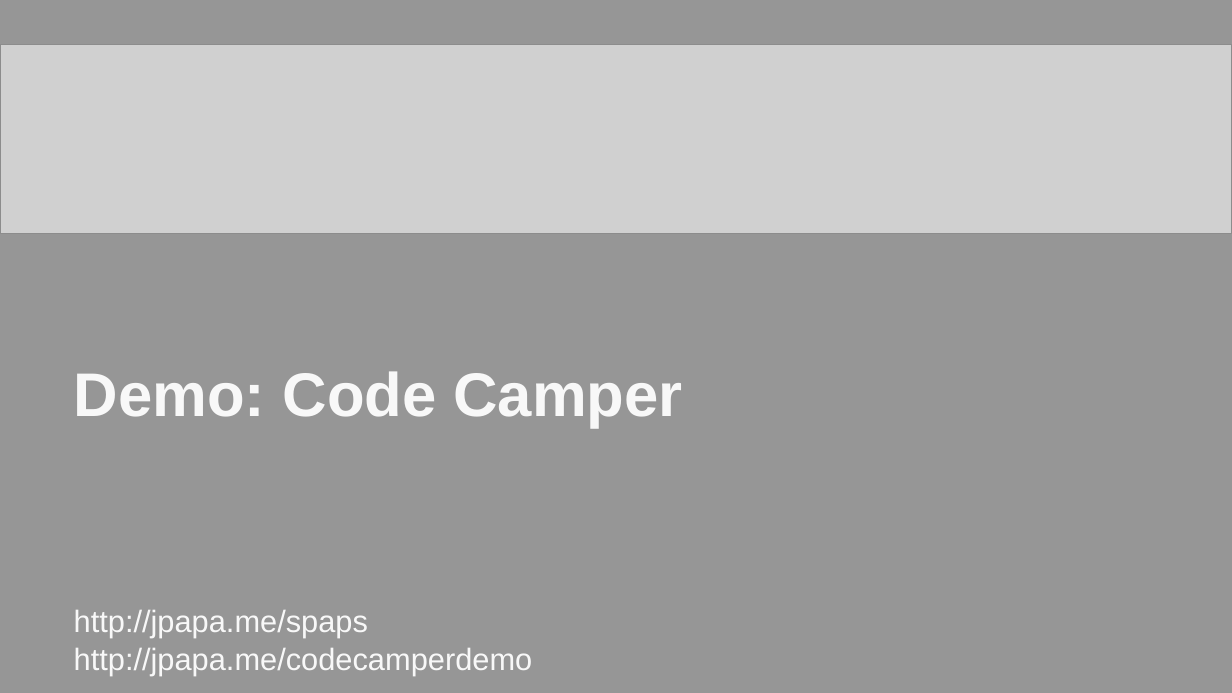
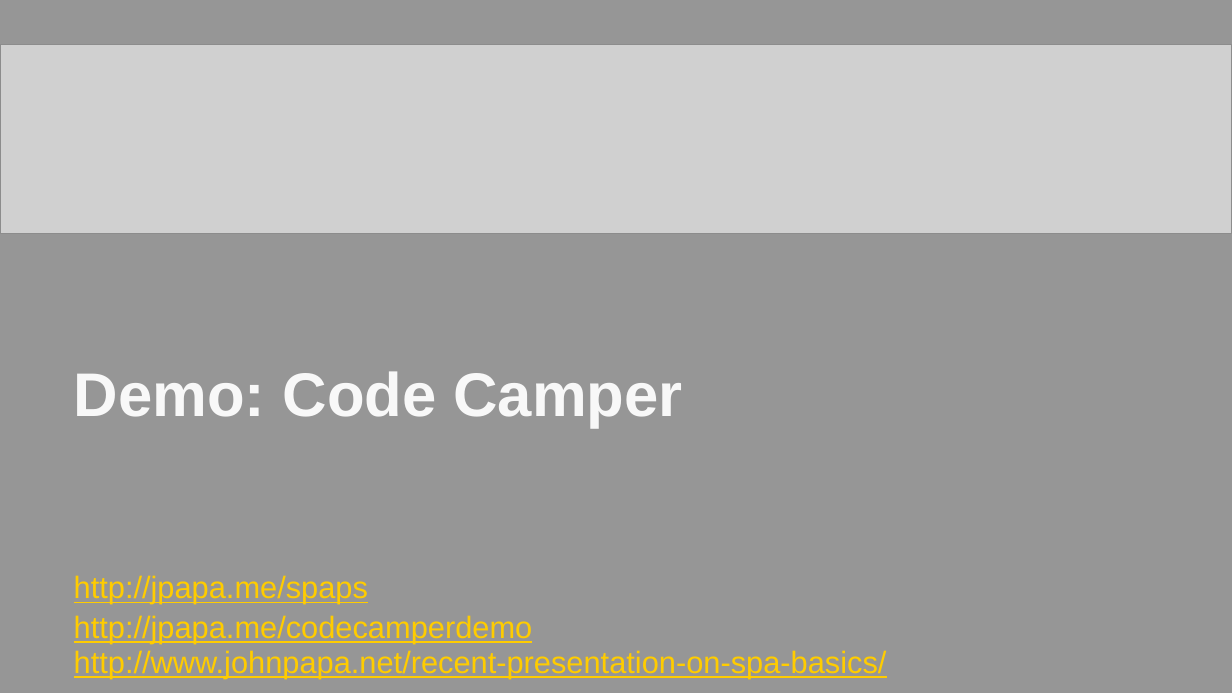
Before and after one commit to wardbell/js4netdev, a slide deck: slide 6 of Bell_ASPConnections_SPAwithBreeze_APA306.pptx. Drawn at 1232x693 pixels with LibreOffice and Linux fonts; fonts in the diff are those of the drawing; grey boxes stand for pictures; background and template pictures are left out. Boxes give left, top, right and bottom in pixels: in the first picture for what was removed or moved away, otherwise in the second. Text is boxed around its words. In the diff, an @@ line names an element or a change of style, - is before the commit and + after.

```diff
--- a/Bell_ASPConnections_SPAwithBreeze_APA306.pptx
+++ b/Bell_ASPConnections_SPAwithBreeze_APA306.pptx
@@ text "http://jpapa.me/spaps": place and size @@
-text "http://jpapa.me/spaps" at [74,610,368,638]
+text "http://jpapa.me/spaps" at [74,575,368,604]
@@ text "http://jpapa.me/spaps" at [74,575,368,604]: text colour #F8F8F8 to #FFCC00, underline on @@
@@ text "http://jpapa.me/codecamperdemo": place and size @@
-text "http://jpapa.me/codecamperdemo" at [74,648,533,676]
+text "http://jpapa.me/codecamperdemo" at [74,615,533,644]
@@ text "http://jpapa.me/codecamperdemo" at [74,615,533,644]: text colour #F8F8F8 to #FFCC00, underline on @@
@@ text added at [74,650,887,679], 18 pt, text #FFCC00, underline @@
+http://www.johnpapa.net/recent-presentation-on-spa-basics/
```
Also in this commit, not shown: 9 other slides changed, 4 slides added, 1 slide removed.
